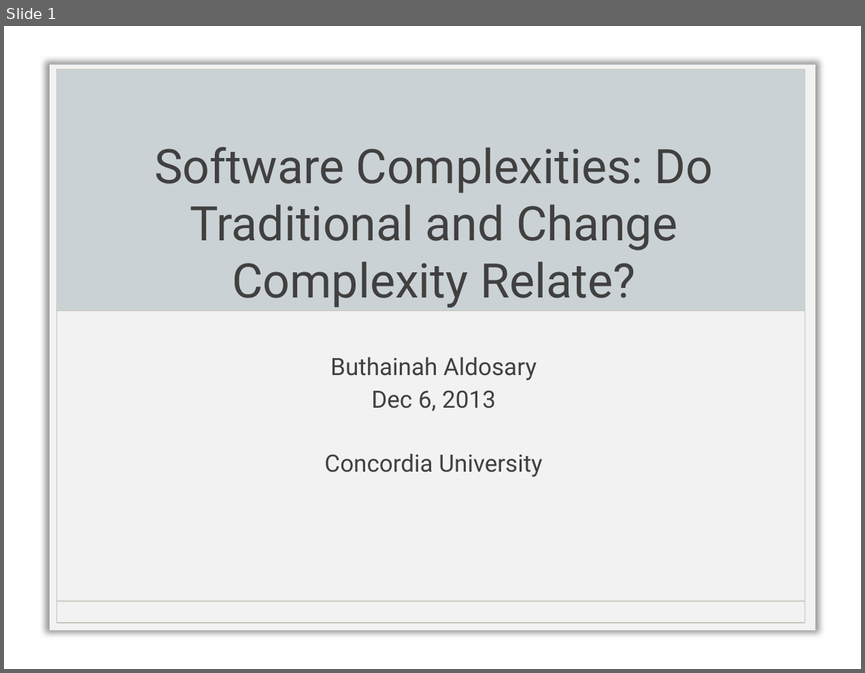
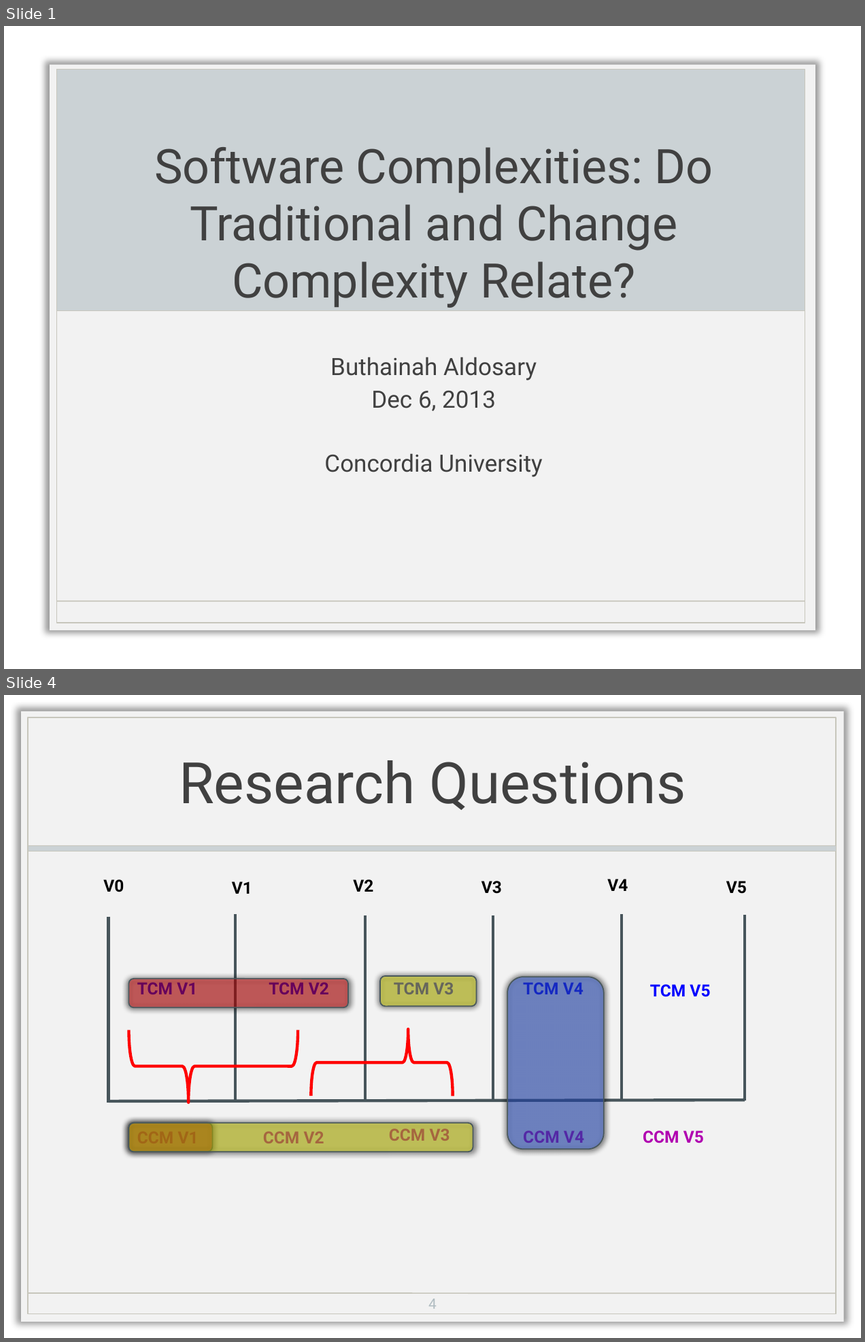
Before and after one commit to Sidharath/change_complexity, a slide deck: Complexity_Buthainah.pptx. Shown one above the other, each under a label of ours: slide 1 before the commit, slides 1 and 4 after it; the slides between them are not shown. The pictures are 865x673 and 865x1342 pixels, drawn with LibreOffice and Linux fonts; fonts in the diff are those of the drawing; background and template pictures are left out. Boxes give left, top, right and bottom in pixels: in the first picture for what was removed or moved away, otherwise in the second. Text is boxed around its words. In the diff, an @@ line names an element or a change of style, - is before the commit and + after.

```diff
--- a/Complexity_Buthainah.pptx
+++ b/Complexity_Buthainah.pptx
@@ slide 4 added at bbox=[4, 695, 861, 1338], background picture (left out) @@
@@ title added at bbox=[179, 760, 685, 810], 48 pt, text #404040 @@
+Research Questions
@@ group added at bbox=[21, 711, 844, 1321]: 3 rectangles, 1 line @@
@@ text added at bbox=[726, 881, 747, 894], 14 pt, text #000000, bold @@
+V5
@@ line added from (364, 915) to (364, 1101), #48565C 2.5 pt @@
@@ rounded rectangle added at bbox=[129, 979, 349, 1008], fill #FF0000 at 40% opacity, outline #49585E 1 pt @@
@@ rounded rectangle added at bbox=[380, 976, 476, 1006], fill #FFFF00 at 40% opacity, outline #49585E 1 pt @@
@@ rounded rectangle added at bbox=[507, 977, 603, 1149], fill #3366FF at 40% opacity, outline #49585E 1 pt @@
@@ text added at bbox=[394, 982, 453, 994], 14 pt, text #0000FF, bold @@
+TCM V3
@@ right brace added at bbox=[128, 1030, 298, 1102], outline #FF0000 2.5 pt @@
@@ right brace added at bbox=[311, 1029, 453, 1096], outline #FF0000 2.5 pt @@
@@ rounded rectangle added at bbox=[129, 1123, 213, 1151], fill #FF0000 at 40% opacity, outline #49585E 1 pt @@
@@ rounded rectangle added at bbox=[129, 1123, 473, 1152], fill #FFFF00 at 40% opacity, outline #49585E 1 pt @@
@@ group added at bbox=[103, 879, 745, 1152]: 13 texts, 6 lines @@
+V0
+V1
+V2
+V3
+V4
+TCM V1
+TCM V2
+TCM V4
+TCM V5
+CCM V1
+CCM V2
+CCM V3
+CCM V4
@@ text added at bbox=[643, 1130, 704, 1143], 14 pt, text #B000B0, bold @@
+CCM V5
@@ page number added at bbox=[428, 1298, 436, 1308], 12 pt, text #B0BCC1 @@
+4
```
Also in this commit, not shown: 1 slide changed, 12 other slides added, 5 slides removed, 1 other file.
